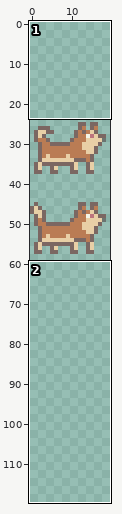
One commit to this pixel-art file: Assets/Sprout Lands Extension/Dog.aseprite. Above: a wide view before the commit, with the close-up outlined.
Close-up. Before:
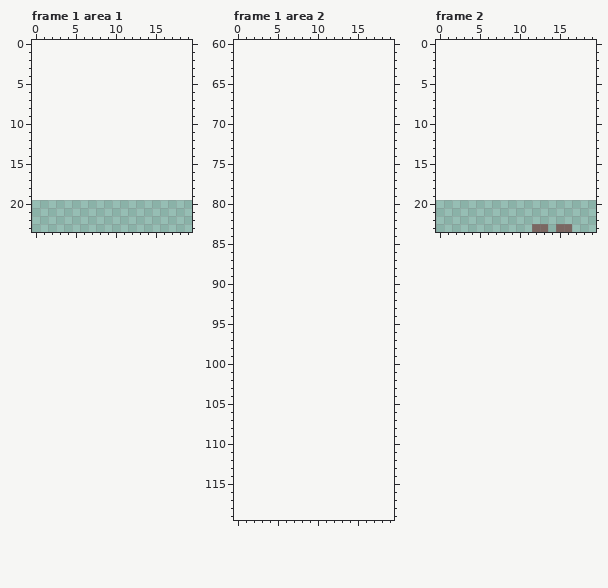
20x40 pixels, 4 frames. Shown: frame 1 area 1: x 0..19, y 0..23; frame 1 area 2: x 0..19, y 60..119; frame 2: x 0..19, y 0..23. The old version is drawn lined up with the new one, on the new canvas. The commit also changed other frames or places, which this record leaves out.
And afterwards:
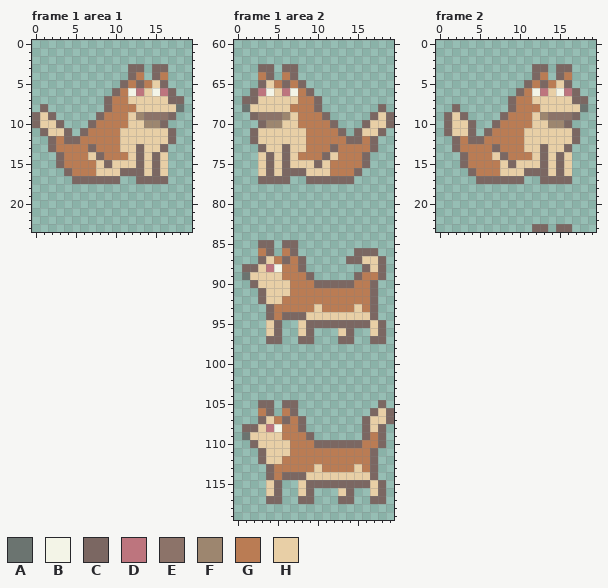
Palette (. is transparent): A #6b7470  B #f3f4e7  C #7b6762  D #bd757e  E #8c7369  F #9d866f  G #ba7c54  H #e8cfa6
Message: add sitting and flipped image
The exact change:
canvas 20x40 -> 20x120, the old top-left corner now at 0,20
Changed rows in their new state; - is an unchanged pixel.
Frame 1 area 1:
first column x 0:
 3 ------------CC-CC--
 4 ------------CG-CG--
 5 -----------CGCGHC--
 6 ----------CGBDHBDC-
 7 ---------CGGHHHHHCC
 8 -C-------CGGGHHHHHA
 9 CHC-----CGGGHFEEEC-
10 CHHC---CGGGGHHFFC--
11 -CHHC-CGGGGHHHHHHC-
12 --CGCCGGGGGHHHHHHC-
13 --CGGGGCGGGHHCHHC--
14 ---CGGGHCGGGHCHCH--
15 ---CGGGGHCHHHCHCH--
16 ----CGGGHHHCCCHCH--
17 -----CCCCCC--CCCC--
Frame 1 area 2:
first column x 1:
 63 --CC-CC------------
 64 --GC-GC------------
 65 --CHGCGC-----------
 66 -CDBHDBGC----------
 67 CCHHHHHGGC---------
 68 AHHHHHGGGC-------C-
 69 -CEEEFHGGGC-----CHC
 70 --CFFHHGGGGC---CHHC
 71 -CHHHHHHGGGGC-CHHC-
 72 -CHHHHHHGGGGGCCGC--
 73 --CHHCHHGGGCGGGGC--
 74 --HCHCHGGGCHGGGC---
 75 --HCHCHHHCHGGGGC---
 76 --HCHCCCHHHGGGC----
 77 --CCCC--CCCCCC-----
first column x 1:
 85 --CC-CC-----------
 86 --GC-GC-------CCC-
 87 --CHGCGC-----CCHHC
 88 CCHDBGGC-------CHC
 89 AHHHHGGGC-----CGGC
 90 -CHHHHGGGCCCCCGGC-
 91 --CHHHGGGGGGGGGGC-
 92 --CHHGGGGGGGGGGGC-
 93 ---CGGGGGHGGGGHGC-
 94 ---CGCCCHHHHHHHHC-
 95 ---HC--HCCCCCCCCHC
 96 ---HC--HC---HC--HC
 97 ---CC--CC---CC--CC
first column x 1:
105 --CC-CC----------C-
106 --GC-GC---------CHC
107 --CHGCGC-------CHHC
108 CCHDBGGC-------CHC-
109 AHHHHGGGC------CGC-
110 -CHHHHGGGCCCCCCGGC-
111 --CHHHGGGGGGGGGGC--
112 --CHHGGGGGGGGGGGC--
113 ---CGGGGGHGGGGHGC--
114 ---CGCCCHHHHHHHHC--
115 ---HC--HCCCCCCCCHC-
116 ---HC--HC---HC--HC-
117 ---CC--CC---CC--CC-
Frame 2:
first column x 1:
 3 -----------CC-CC--
 4 -----------CG-CG--
 5 ----------CGCGHC--
 6 ---------CGBDHBDC-
 7 --------CGGHHHHHCC
 8 -C------CGGGHHHHHA
 9 CHC----CGGGHFEEEC-
10 CHHC--CGGGGHHFFC--
11 CHHC-CGGGGHHHHHHC-
12 -CGCCGGGGGHHHHHHC-
13 -CGGGGCGGGHHCHHC--
14 --CGGGHCGGGHCHCH--
15 --CGGGGHCHHHCHCH--
16 ---CGGGHHHCCCHCH--
17 ----CCCCCC--CCCC--
Changed places in both close-ups, as pixel boxes (x1, y1, x2, y2):
added: (32, 64, 184, 184)
added: (242, 64, 394, 184)
added: (242, 240, 386, 344)
added: (242, 400, 394, 504)
added: (444, 64, 588, 184)
